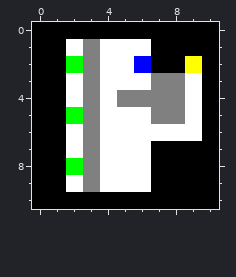
File history of a pixel-art sprite, Assets/level03.png. Above, as it was before the edit.
The file is 11x11 pixels.
After:
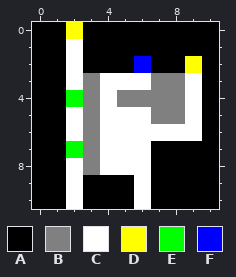
Palette (. is transparent): A #000000  B #808080  C #ffffff  D #ffff00  E #00ff00  F #0000ff
From old to new:
@@ x 0..10 @@
- 0 AAAAAAAAAAA
- 1 AACBCCCAAAA
- 2 AAEBCCFAADA
+ 0 AADAAAAAAAA
+ 1 AACAAAAAAAA
+ 2 AACAAAFAADA
  3 AACBCCCBBCA
- 4 AACBCBBBBCA
- 5 AAEBCCCBBCA
+ 4 AAEBCBBBBCA
+ 5 AACBCCCBBCA
  6 AACBCCCCCCA
- 7 AACBCCCAAAA
- 8 AAEBCCCAAAA
- 9 AACBCCCAAAA
-10 AAAAAAAAAAA
+ 7 AAEBCCCAAAA
+ 8 AACBCCCAAAA
+ 9 AACAAACAAAA
+10 AACAAACAAAA
